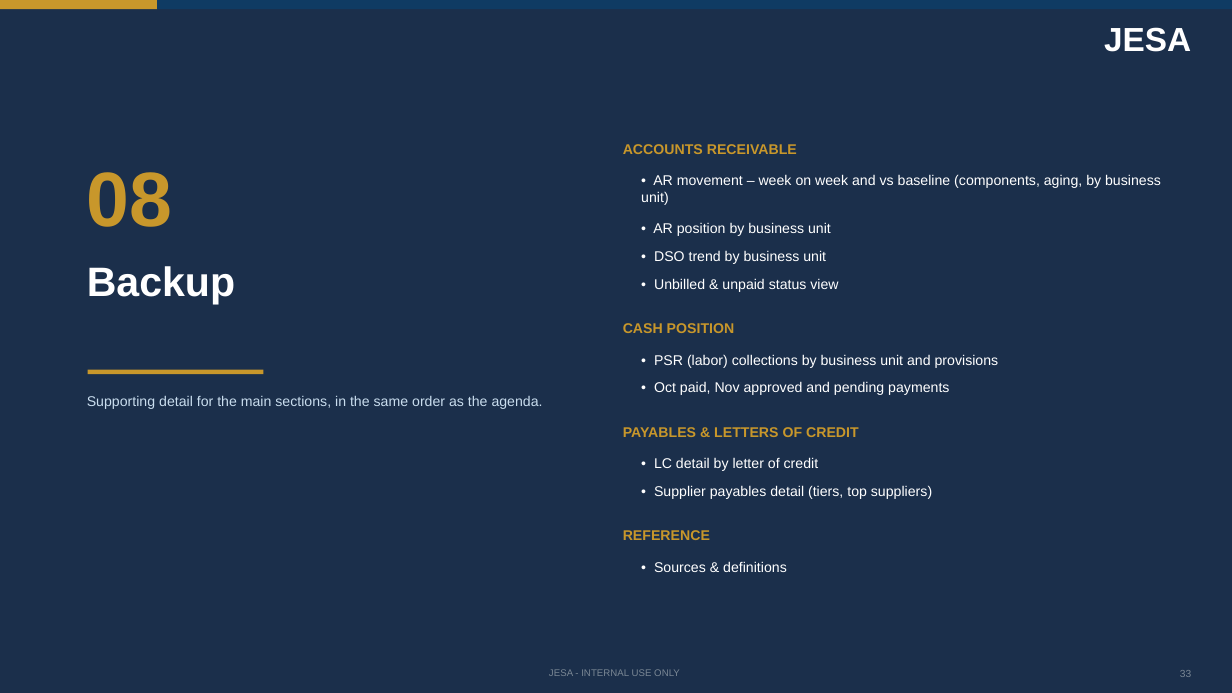
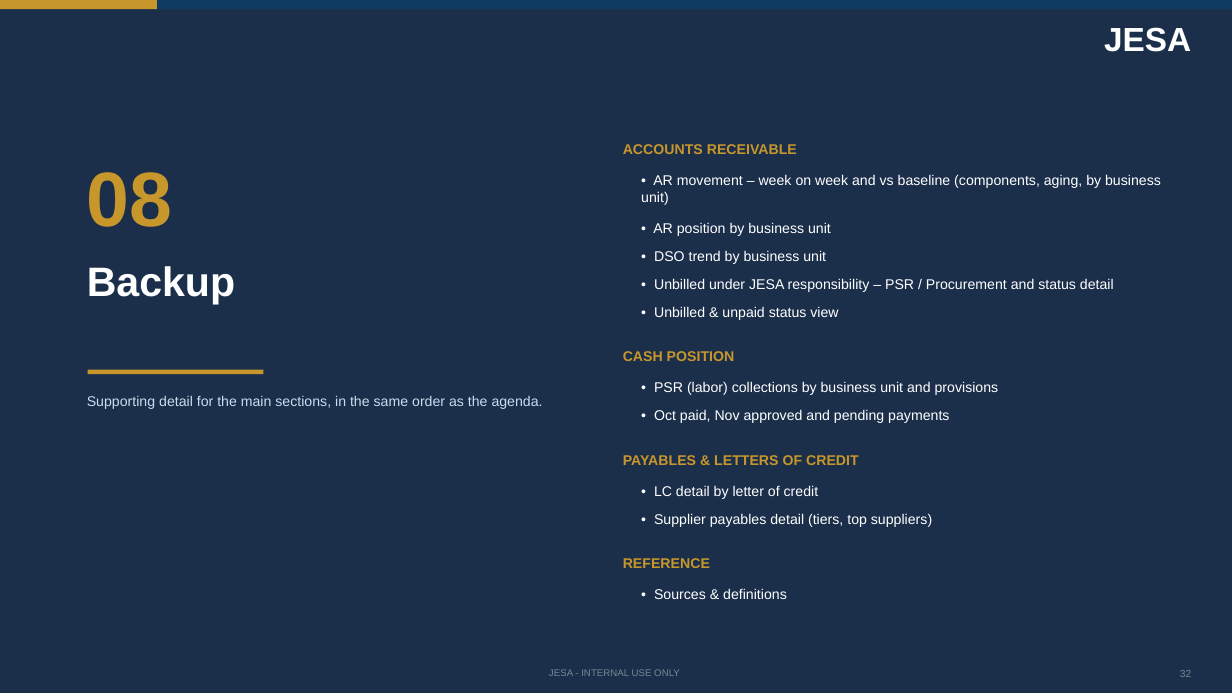
Before and after one commit to cherkaouihassan-art/Skills-Repo, a slide deck: slide 32 of weekly-ar-cash-deck/output/JESA_AR_Cash_Position_Nov_W1_2026-11-04_DRAFT.pptx (slide 33 before the commit). Drawn at 1232x693 pixels with LibreOffice and Linux fonts; fonts in the diff are those of the drawing. Boxes give left, top, right and bottom in pixels: in the first picture for what was removed or moved away, otherwise in the second. Text is boxed around its words. In the diff, an @@ line names an element or a change of style, - is before the commit and + after.

```diff
--- a/weekly-ar-cash-deck/output/JESA_AR_Cash_Position_Nov_W1_2026-11-04_DRAFT.pptx
+++ b/weekly-ar-cash-deck/output/JESA_AR_Cash_Position_Nov_W1_2026-11-04_DRAFT.pptx
@@ text added at [654, 278, 1114, 292], 11 pt, text #FFFFFF @@
+• Unbilled under JESA responsibility – PSR / Procurement and status detail
@@ text "• Unbilled & unpaid status ...": place and size @@
-text "• Unbilled & unpaid status ..." at [654, 278, 838, 292]
+text "• Unbilled & unpaid status ..." at [654, 306, 838, 320]
@@ text "• Supplier payables detail (tiers, ...": place and size @@
-text "• Supplier payables detail (tiers, ..." at [654, 485, 932, 499]
+text "• Supplier payables detail (tiers, ..." at [654, 513, 932, 527]
@@ 7 texts: place and size @@
-7 texts at [623, 323, 999, 572]
+7 texts at [623, 351, 999, 599]
```
Also in this commit, not shown: 33 other slides changed, 2 other files.
